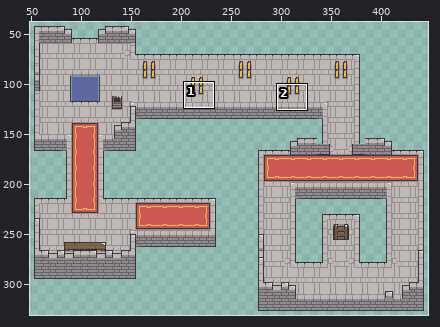
One commit to this sprite sheet: assets/map2.png. Above: a wide view before the commit, with the close-up outlined.
Close-up. Before the edit:
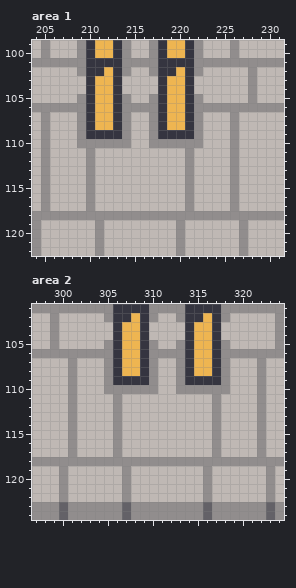
The file is 480x368 pixels. Shown: area 1: x 204..231, y 99..122; area 2: x 297..324, y 101..124. The wide view leaves out empty margins.
After the commit:
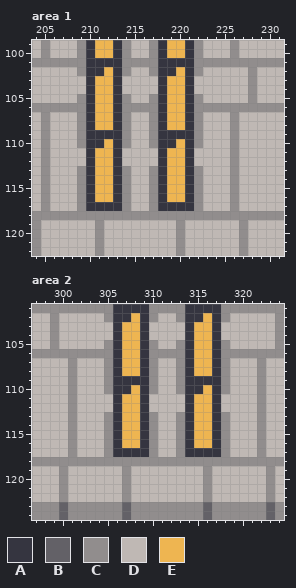
Palette (. is transparent): A #353540  B #636167  C #918d8d  D #bfb8b4  E #eeb551
From the commit log: tweaks hitboxes in 2nd level
What changed:
{"where": "area 1"}
{"y":110,"x":210,"old":"CCCC","new":"AAEA"}
{"y":110,"x":218,"old":"CCCC","new":"AAEA"}
{"y":111,"x":210,"old":"CDDD","new":"AEEA"}
{"y":111,"x":218,"old":"DDDC","new":"AEEA"}
{"y":112,"x":210,"old":"CDDD","new":"AEEA"}
{"y":112,"x":218,"old":"DDDC","new":"AEEA"}
{"y":113,"x":209,"old":"DCDDDD","new":"CAEEAC"}
{"y":113,"x":217,"old":"DDDDCD","new":"CAEEAC"}
{"y":114,"x":209,"old":"DCDDDD","new":"CAEEAC"}
{"y":114,"x":217,"old":"DDDDCD","new":"CAEEAC"}
{"y":115,"x":209,"old":"DCDDDD","new":"CAEEAC"}
{"y":115,"x":217,"old":"DDDDCD","new":"CAEEAC"}
{"y":116,"x":209,"old":"DCDDDD","new":"CAEEAC"}
{"y":116,"x":217,"old":"DDDDCD","new":"CAEEAC"}
{"y":117,"x":209,"old":"DCDDDD","new":"CAAAAC"}
{"y":117,"x":217,"old":"DDDDCD","new":"CAAAAC"}
{"where": "area 2"}
{"y":110,"x":306,"old":"CCCC","new":"AAEA"}
{"y":110,"x":314,"old":"CCCC","new":"AAEA"}
{"y":111,"x":306,"old":"CDDD","new":"AEEA"}
{"y":111,"x":314,"old":"DDDC","new":"AEEA"}
{"y":112,"x":306,"old":"CDDD","new":"AEEA"}
{"y":112,"x":314,"old":"DDDC","new":"AEEA"}
{"y":113,"x":305,"old":"DCDDDD","new":"CAEEAC"}
{"y":113,"x":313,"old":"DDDDCD","new":"CAEEAC"}
{"y":114,"x":305,"old":"DCDDDD","new":"CAEEAC"}
{"y":114,"x":313,"old":"DDDDCD","new":"CAEEAC"}
{"y":115,"x":305,"old":"DCDDDD","new":"CAEEAC"}
{"y":115,"x":313,"old":"DDDDCD","new":"CAEEAC"}
{"y":116,"x":305,"old":"DCDDDD","new":"CAEEAC"}
{"y":116,"x":313,"old":"DDDDCD","new":"CAEEAC"}
{"y":117,"x":305,"old":"DCDDDD","new":"CAAAAC"}
{"y":117,"x":313,"old":"DDDDCD","new":"CAAAAC"}
{"label":"changed","picture_box":[77,139,203,211]}
{"label":"changed","picture_box":[104,385,230,457]}
